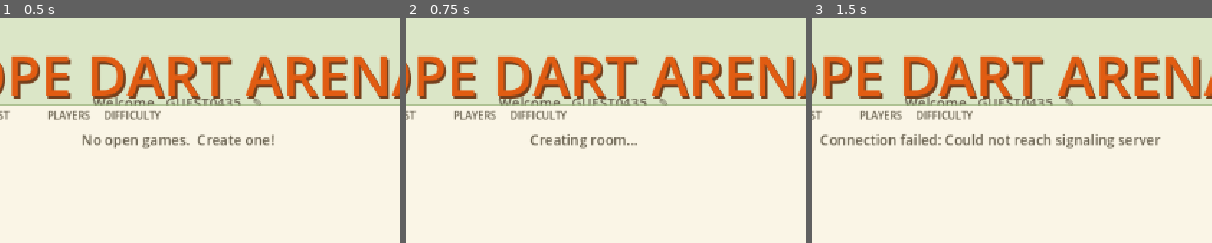
Above: before the commit, frames 1-3 (left to right).
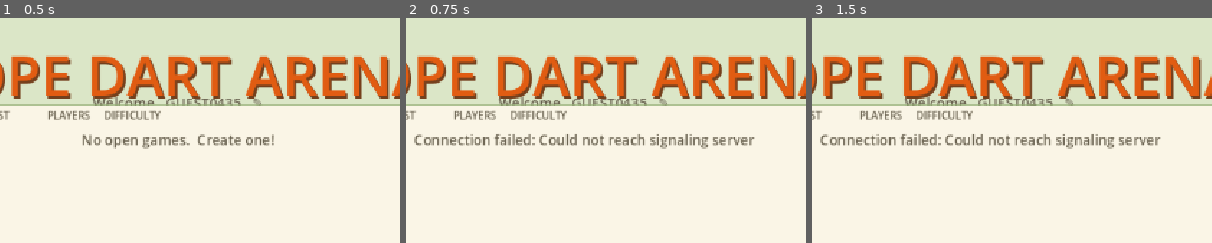
Above: after the commit, the same moments.

Repository: haotsai101/ropedart-arena
Game: Godot game, scene res://scenes/lobby.tscn
Same seed, same stepped clock (60 frames per second), same inputs: the game is played once before the commit and once after it.
Inputs:
- Up to frame 1 (0.5 s): no input
- Up to frame 2 (0.75 s): click "NEW GAME [N]" at 0.5 s
- Up to frame 3 (1.5 s): click "NEW GAME [N]" at 1.25 s
The pictures show only the part of the screen within x 28-78%, y 0-50%; the shares and areas given below are measured in that part.

Frame 1 is identical in both runs. In frame 2, 2.4% of the frame differs, in the area x 2-88%, y 51-59%; in frame 3, nothing differs.

Commit message:
build: iOS + Android deployment pipeline
- Fix iOS export ("configuration errors"): enable ETC2/ASTC texture
  import (restored from the stashed Android setup with the app icon,
  export_android.sh and the both-platform post-commit hook).
- export_ios.sh [project|device|testflight]: Godot generates the Xcode
  project only; the script archives/signs (automatic, team 5H964M87S4)
  and installs on the iPhone or uploads to App Store Connect.
- export_android.sh [apk|install|play]: debug APK / adb install, or a
  Gradle-built App Bundle signed with the Play upload key (kept outside
  the repo in ~/.ropedart-arena/).
- App identity: com.ropedartarena.game (was com.example.*), landscape
  only, mascot app icon + Android adaptive icon layers, exempt-encryption
  plist key.
- Versions: VERSION file (marketing) + git commit count (build), stamped
  at export time by scripts/tools/app_version.sh.
- Exclude tests/art and unused assets from builds (APK 45 -> 32 MB).
- export_presets.cfg is now committed (no secrets in Godot 4 presets);
  android/ build template ignored.
- docs/deployment.md: device testing, TestFlight and Play internal
  testing setup, troubleshooting.

Co-Authored-By: Claude Opus 5.5 <noreply@anthropic.com>
Claude-Session: https://claude.ai/code/session_01GiEru3TiK6E43ipKjnayzz

Diff:
--- a/project.godot
+++ b/project.godot
@@ -15,6 +15,7 @@
 [application]
 
 config/name="Dartrope Arena"
+config/icon="res://assets/icon/app_icon_1024.png"
 run/main_scene="res://scenes/lobby.tscn"
 config/features=PackedStringArray("4.7", "Forward Plus")
 
@@ -28,6 +29,7 @@
 
 [display]
 
+window/handheld/orientation=4
 window/stretch/mode="canvas_items"
 window/stretch/aspect="expand"
 
@@ -103,4 +105,5 @@
 
 [rendering]
 
+textures/vram_compression/import_etc2_astc=true
 environment/defaults/default_environment="res://scenes/default_env.tres"
--- a/scripts/game_version.gd
+++ b/scripts/game_version.gd
@@ -6,4 +6,4 @@
 ## time. NetworkManager sends this string when creating/joining an online room
 ## so mismatched client builds can be rejected before they start a match.
 
-const VERSION := "8774e1d"
+const VERSION := "ca71aa0-dirty"
Binary file added: assets/icon/android_adaptive_bg_432.png
Binary file added: assets/icon/android_adaptive_fg_432.png
Binary file added: assets/icon/android_launcher_192.png
Binary file added: assets/icon/app_icon_1024.png
Not shown, added: export_presets.cfg
Not shown, added: tests/test_dash_slash.gd.uid
Not shown, changed: .gitignore
Not shown, added: VERSION
Not shown, added: docs/deployment.md
Not shown, added: scripts/tools/app_version.sh
Not shown, added: scripts/tools/export_android.sh
Not shown, changed: scripts/tools/export_ios.sh
(and 2 more such lines)
